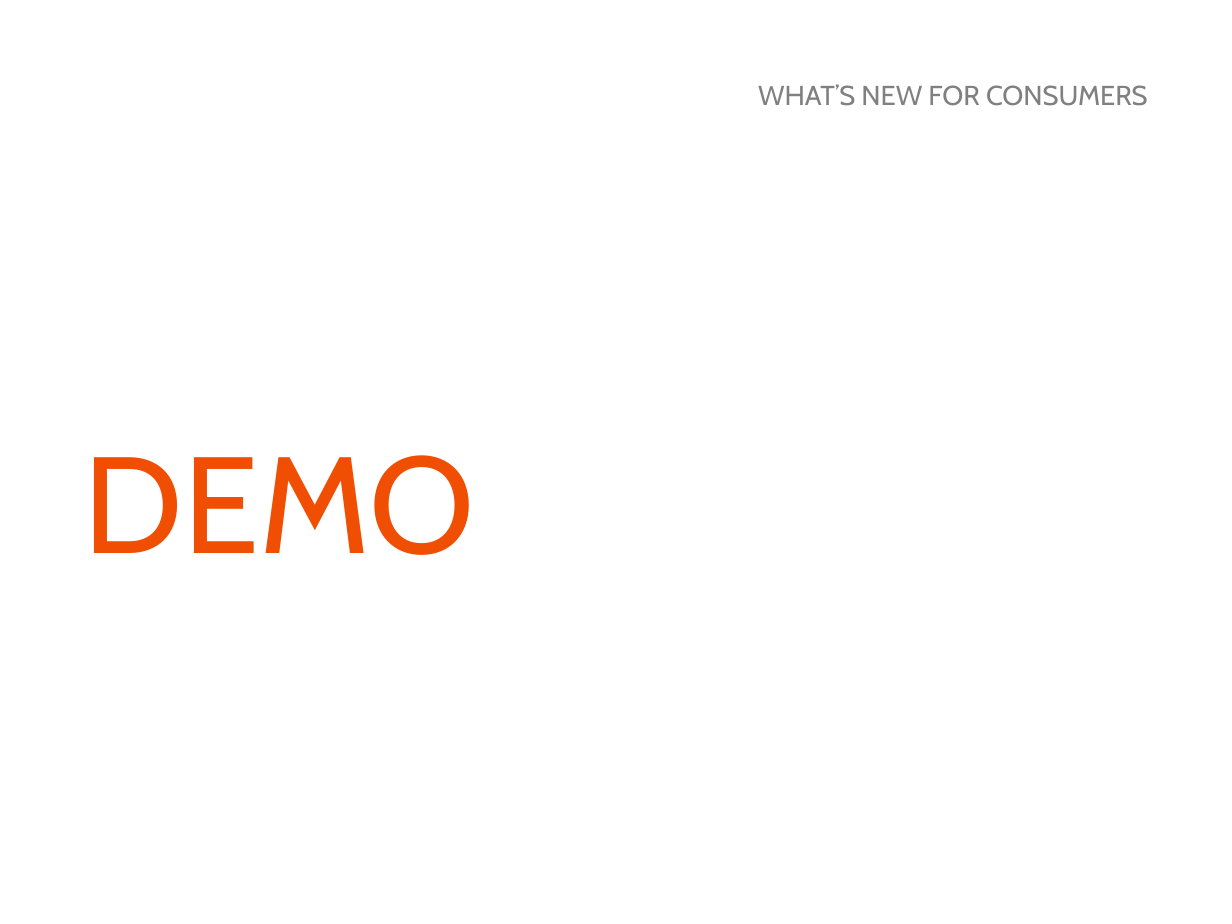
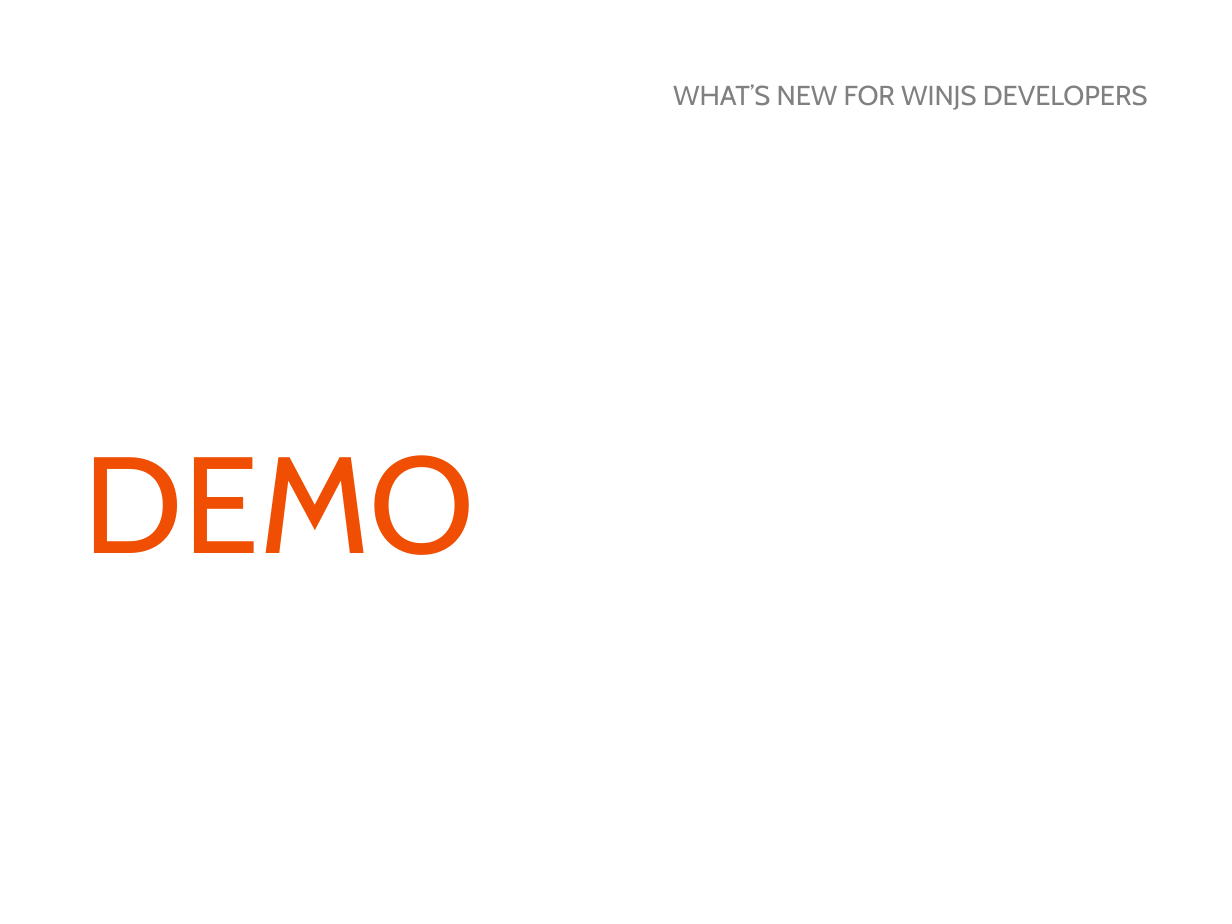
Before and after one commit to MarkerMetro/MarkerMetro.Talks, a slide deck: slide 13 of WhatsNewInWindows81/WhatsNewInWindows81.pptx (slide 12 before the commit). Drawn at 1232x924 pixels with LibreOffice and Linux fonts; fonts in the diff are those of the drawing; background and template pictures are left out. Boxes give left, top, right and bottom in pixels: in the first picture for what was removed or moved away, otherwise in the second. Text is boxed around its words. In the diff, an @@ line names an element or a change of style, - is before the commit and + after.

```diff
--- a/WhatsNewInWindows81/WhatsNewInWindows81.pptx
+++ b/WhatsNewInWindows81/WhatsNewInWindows81.pptx
@@ text at (673,84,1148,110): text changed @@
-WHAT’S NEW FOR CONSUMERS
+WHAT’S NEW FOR WINJS DEVELOPERS
```
Also in this commit, not shown: 3 other slides changed, 1 slide added.
